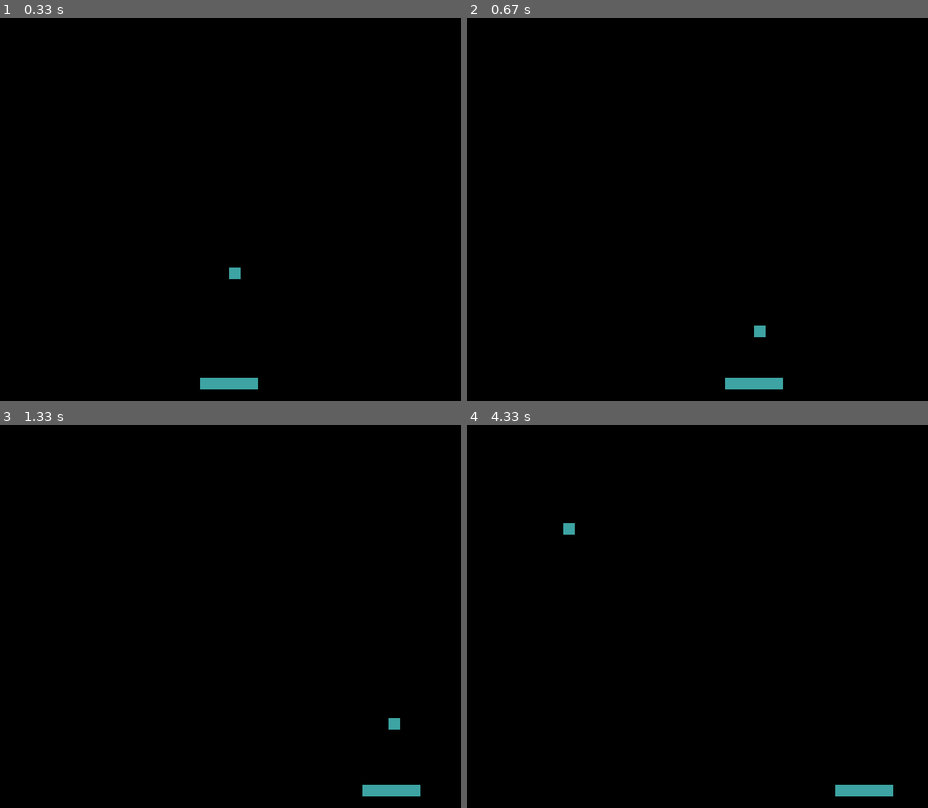
Above: before the commit, frames 1-4 (two rows, left to right).
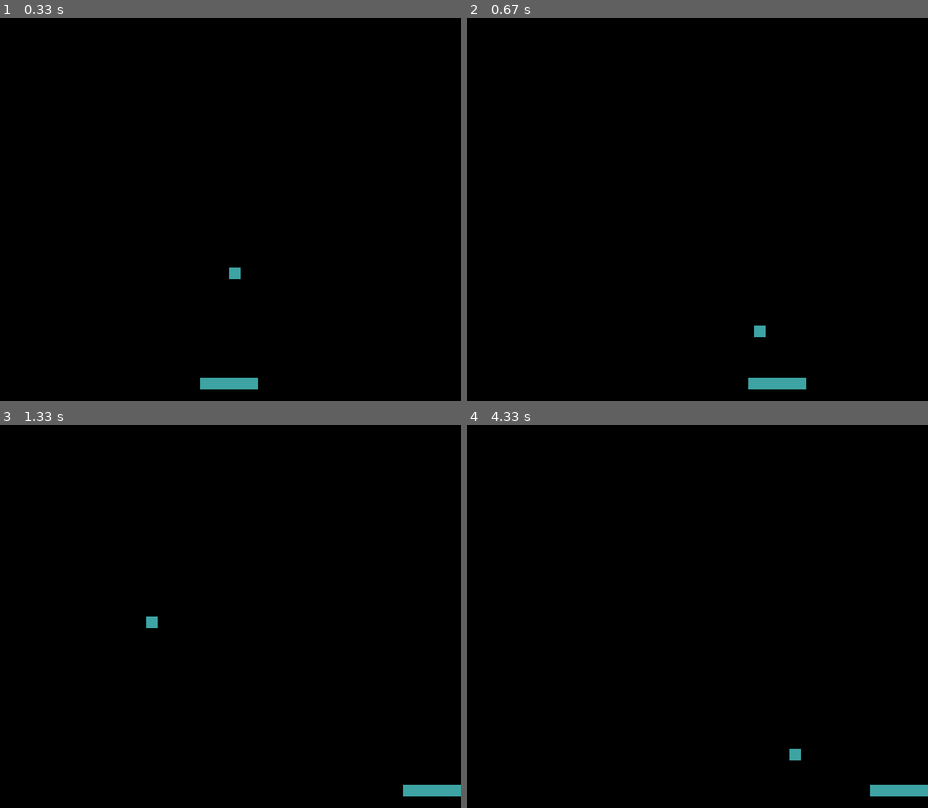
Above: after the commit, the same moments.

Repository: angelo-filho/activity-4-5
Game: pygame game, started from breakout/breakout.py
Two runs of this game, one before a commit and one after it. Both use one fixed random seed, a clock stepped at 60 frames per second and the inputs below.
Inputs:
- Up to frame 1 (0.33 s): no input
- Up to frame 2 (0.67 s): hold Right from 0.33 s (still down)
- Up to frame 3 (1.33 s): release Right at 0.8 s; hold Right 0.83-1.3 s
- Up to frame 4 (4.33 s): hold Left 1.33-1.87 s; hold Left 1.9-2.3 s; hold Right 2.33-2.97 s; hold Left 3-3.47 s; hold Right 3.5-3.97 s; hold Right from 4 s (still down)

Frame 1 is identical in both runs. In frame 2, 0.3% of the frame differs, in the area x 55-74%, y 93-97%; in frame 3, 0.7%, in the area x 31-100%, y 50-97%; in frame 4, 0.6%.

Commit message:
Fix collision between ball and paddle

Diff:
--- a/breakout/Classes/Ball.py
+++ b/breakout/Classes/Ball.py
@@ -1,5 +1,5 @@
 import pygame
-from random import randint
+from random import randint, choice
 from math import cos, sin, radians
 
 BLACK = (0, 0, 0)
@@ -48,11 +48,11 @@
         elif self.rect.top <= 0 and self.dy < 0:
             self.dy *= -1
 
-    def randomize_angle(self, a, b, x_direction):
+    def randomize_angle(self, a, b, x_direction, y_direction=-1):
         random_angle = randint(a, b)
         angle = radians(random_angle)
         self.dx = cos(angle) * x_direction
-        self.dy = -sin(angle)
+        self.dy = sin(angle) * y_direction
 
     def collision_with_paddle(self, player_rect: pygame.rect.Rect):
         self.speed += self.speed_increment
@@ -61,11 +61,9 @@
             self.randomize_angle(20, 30, -1)
         elif player_rect.right >= self.rect.left > player_rect.right - 10:
             self.randomize_angle(20, 30, 1)
-        elif player_rect.left + 10 <= self.rect.centerx < player_rect.centerx and \
-                abs(player_rect.top - self.rect.bottom) < 10:
+        elif player_rect.left + 10 <= self.rect.centerx < player_rect.centerx:
             self.randomize_angle(35, 45, -1)
-        elif player_rect.right - 10 >= self.rect.centerx >= player_rect.centerx and \
-                abs(player_rect.top - self.rect.bottom) < 10:
+        elif player_rect.right - 10 >= self.rect.centerx >= player_rect.centerx:
             self.randomize_angle(35, 45, 1)
 
     def restart_update(self):
@@ -77,5 +75,6 @@
     def reset_ball(self):
         self.rect.x = randint(200, 600)
         self.rect.y = 350
+        self.randomize_angle(25, 45, choice([1, -1]), 1)
         self.speed = self.MIN_SPEED
         self.state = self.RESTART_STATE
--- a/breakout/Classes/Paddle.py
+++ b/breakout/Classes/Paddle.py
@@ -13,7 +13,7 @@
         pygame.draw.rect(self.image, color, [0, 0, width, height])
         self.rect = self.image.get_rect()
 
-        self.speed = 5
+        self.speed = 7
 
     def move_right(self):
         self.rect.x += self.speed
